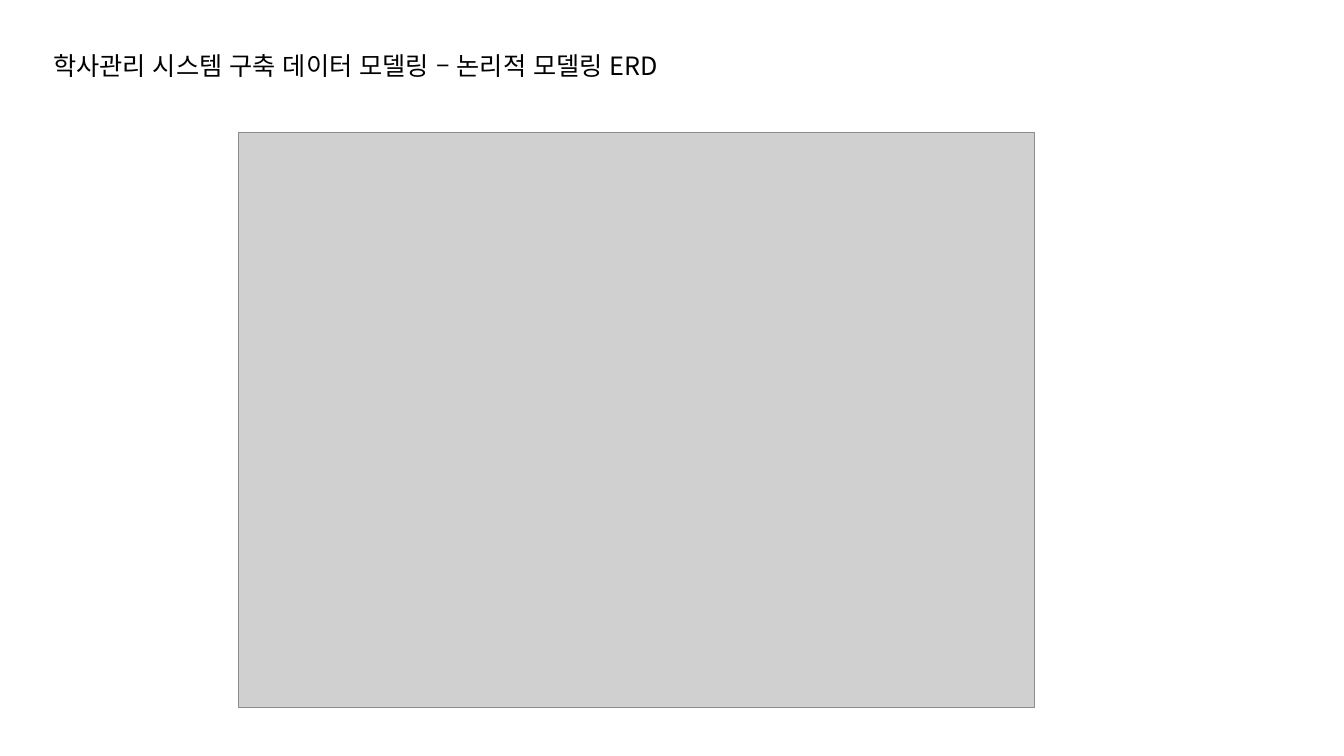
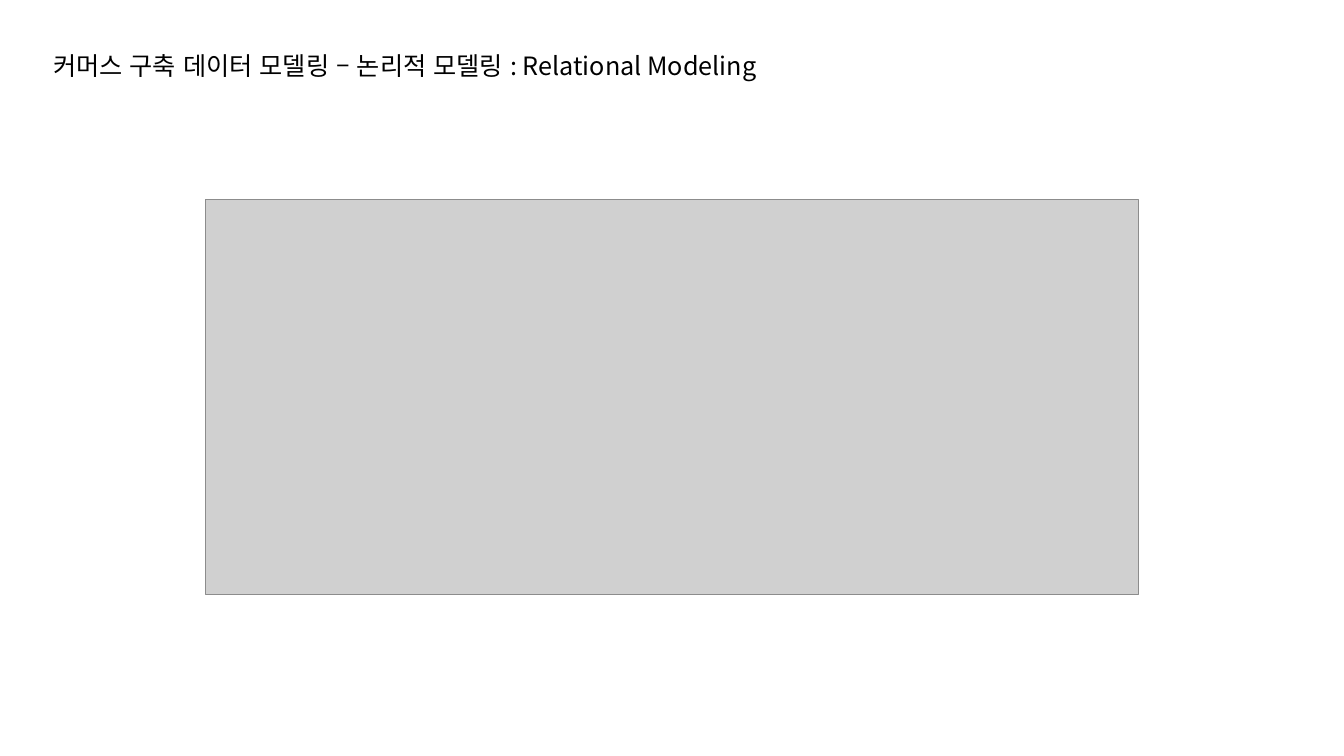
Before and after one commit to intrager/erd-practice, a slide deck: slide 3 of e-commerce/commerce.pptx. Drawn at 1344x756 pixels with LibreOffice and Linux fonts; fonts in the diff are those of the drawing; grey boxes stand for pictures. Boxes give left, top, right and bottom in pixels: in the first picture for what was removed or moved away, otherwise in the second. Text is boxed around its words. In the diff, an @@ line names an element or a change of style, - is before the commit and + after.

```diff
--- a/e-commerce/commerce.pptx
+++ b/e-commerce/commerce.pptx
@@ text at box(53, 54, 756, 82): text changed @@
-학사관리 시스템 구축 데이터 모델링 – 논리적 모델링 ERD
+커머스 구축 데이터 모델링 – 논리적 모델링 : Relational Modeling
@@ picture: place and size @@
-picture at box(239, 133, 1035, 708)
+picture at box(205, 200, 1138, 594)
```
Also in this commit, not shown: 5 other slides changed, 6 slides added, 7 slides removed.
